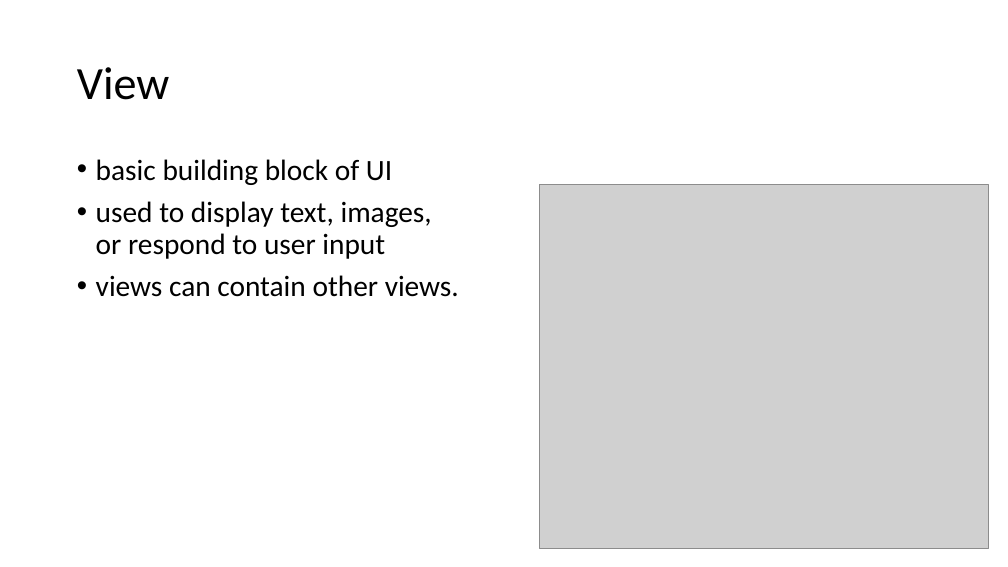
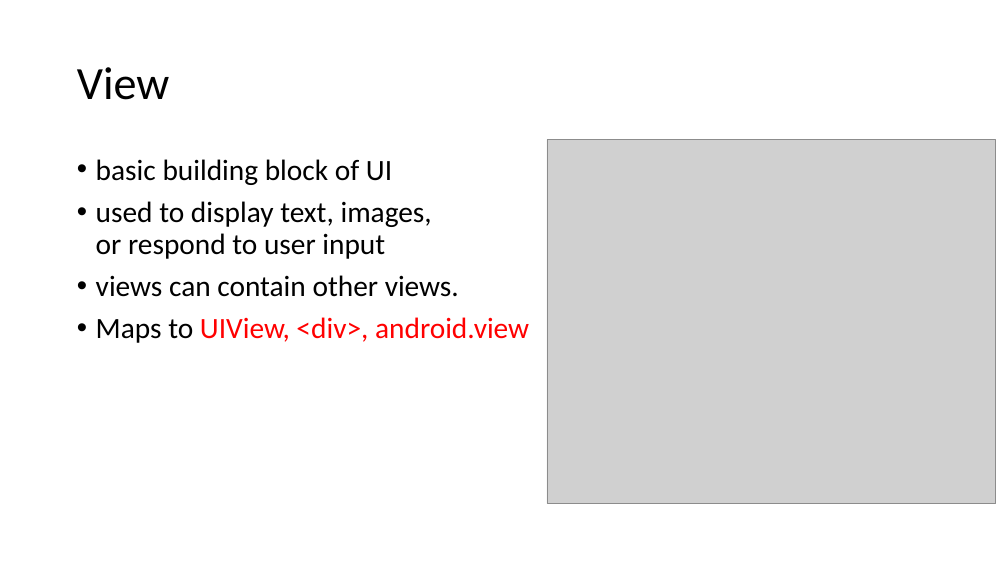
Before and after one commit to kamiuetian/MAD-FALL22, a slide deck: slide 12 of Slides/Lecture03.pptx (slide 9 before the commit). Drawn at 1008x567 pixels with LibreOffice and Linux fonts; fonts in the diff are those of the drawing; grey boxes stand for pictures. Boxes give left, top, right and bottom in pixels: in the first picture for what was removed or moved away, otherwise in the second. Text is boxed around its words. In the diff, an @@ line names an element or a change of style, - is before the commit and + after.

```diff
--- a/Slides/Lecture03.pptx
+++ b/Slides/Lecture03.pptx
@@ picture: place and size @@
-picture at [539,185,988,549]
+picture at [547,140,997,504]
@@ text at [96,317,529,343]: paragraph added @@
+• Maps to UIView, <div>, android.view
```
Also in this commit, not shown: 5 other slides changed, 5 slides added, 7 other files.
